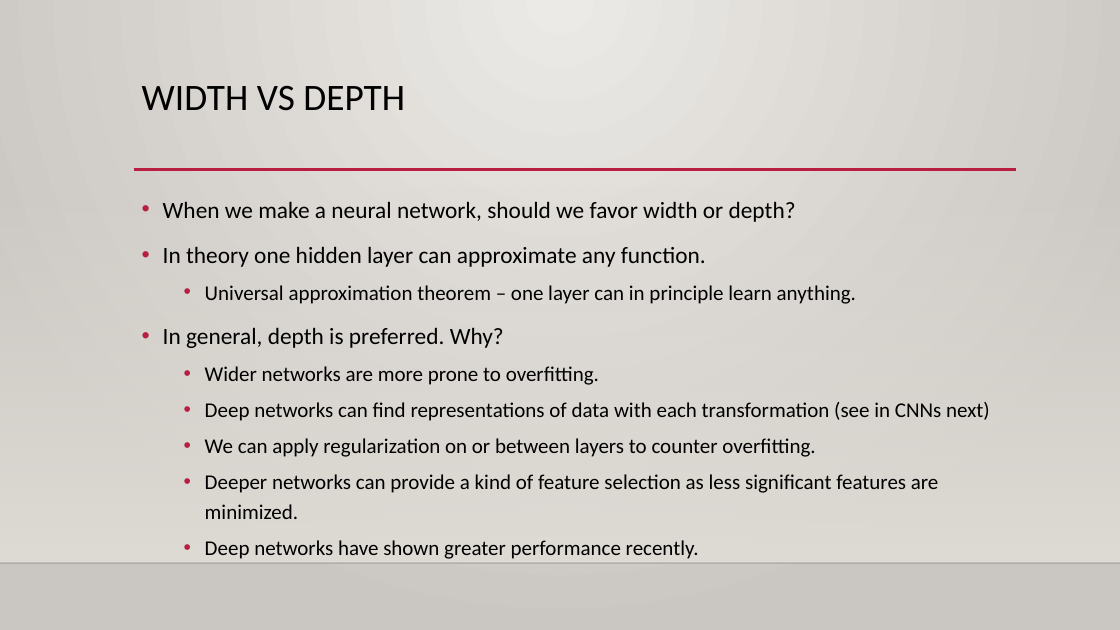
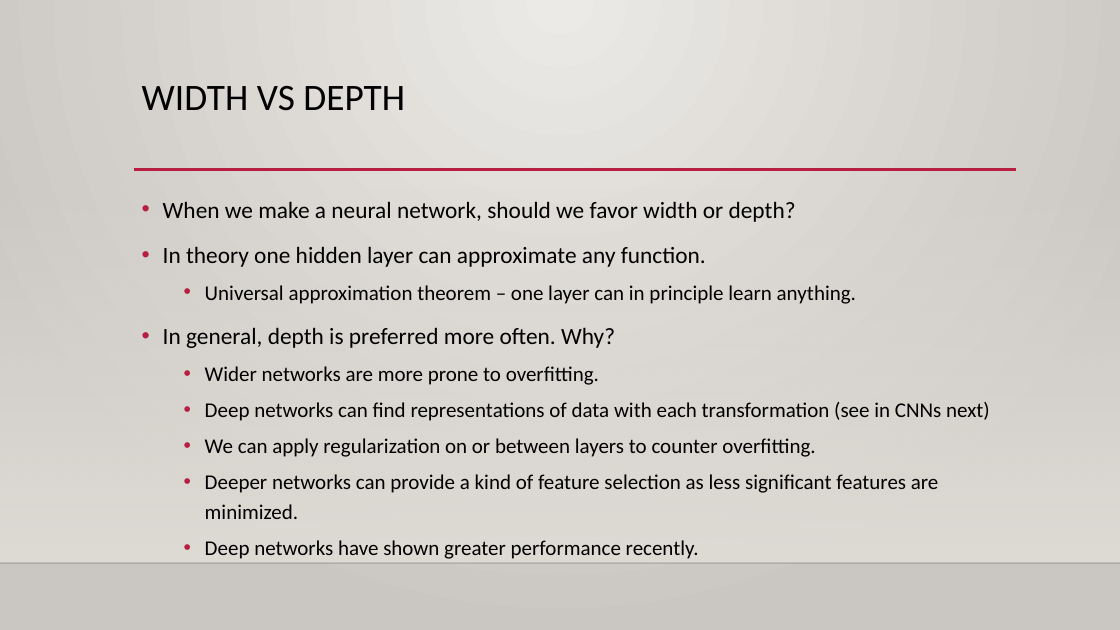
Before and after one commit to calvint13/Intro_to_Machine_Learning_Student_Workbooks, a slide deck: slide 7 of reference_content/Slides/tensorflow_optimization.pptx (slide 6 before the commit). Drawn at 1120x630 pixels with LibreOffice and Linux fonts; fonts in the diff are those of the drawing; background and template pictures are left out. Boxes give left, top, right and bottom in pixels: in the first picture for what was removed or moved away, otherwise in the second. Text is boxed around its words. In the diff, an @@ line names an element or a change of style, - is before the commit and + after.

```diff
--- a/reference_content/Slides/tensorflow_optimization.pptx
+++ b/reference_content/Slides/tensorflow_optimization.pptx
@@ text at (163, 327, 615, 348): text changed @@
-• In general, depth is preferred. Why?
+• In general, depth is preferred more often. Why?
```
Also in this commit, not shown: 2 other slides changed, 3 slides added, 1 slide removed, 6 other files.
